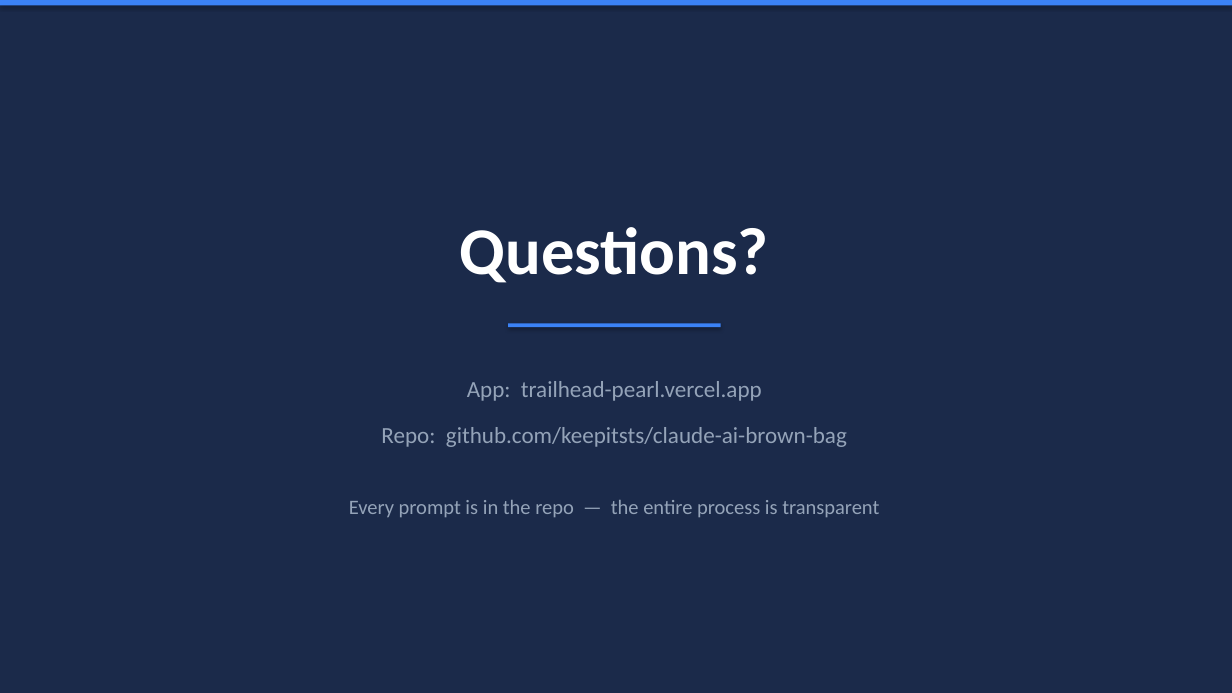
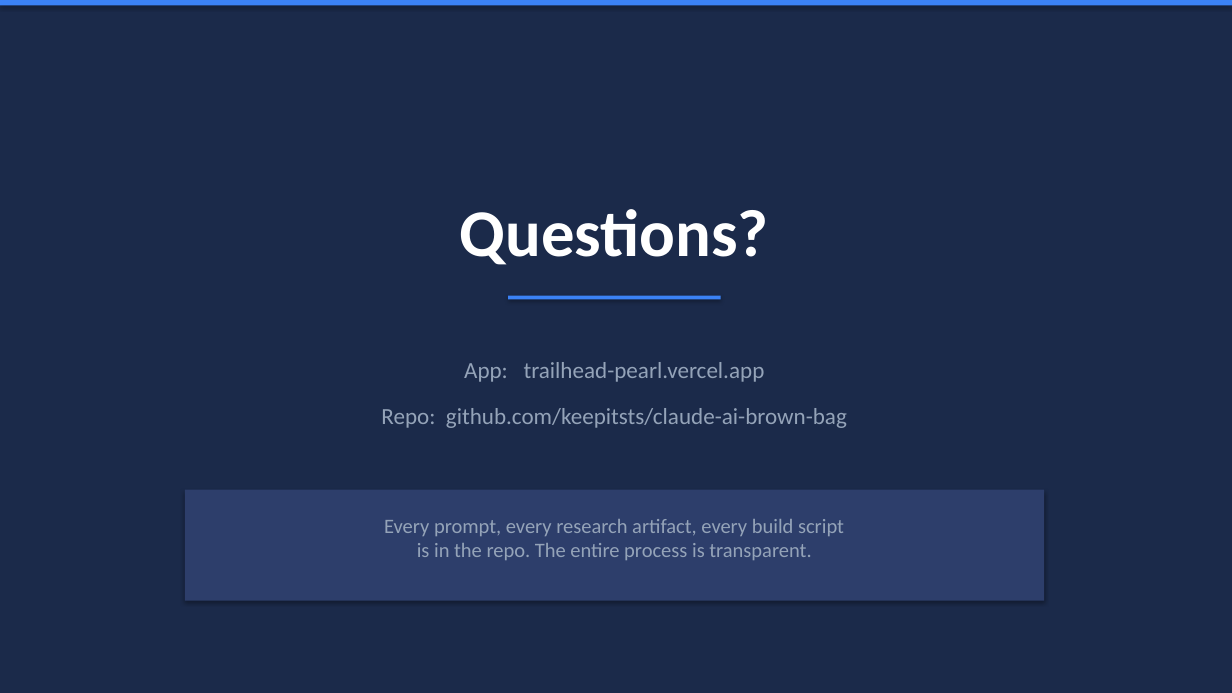
Before and after one commit to keepitsts/claude-ai-brown-bag, a slide deck: slide 14 of presentation/claude-code-brown-bag.pptx (slide 13 before the commit). Drawn at 1232x693 pixels with LibreOffice and Linux fonts; fonts in the diff are those of the drawing. Boxes give left, top, right and bottom in pixels: in the first picture for what was removed or moved away, otherwise in the second. Text is boxed around its words. In the diff, an @@ line names an element or a change of style, - is before the commit and + after.

```diff
--- a/presentation/claude-code-brown-bag.pptx
+++ b/presentation/claude-code-brown-bag.pptx
@@ rectangle: place and size @@
-rectangle at (508, 323, 721, 327)
+rectangle at (508, 296, 721, 299)
@@ 3 texts: place and size @@
-3 texts at (381, 227, 847, 447)
+3 texts at (381, 209, 847, 428)
@@ rectangle added at (185, 490, 1044, 601), fill #2D3E6B @@
@@ text at (384, 519, 844, 560): text changed @@
-Every prompt is in the repo — the entire process is transparent
+Every prompt, every research artifact, every build script
+is in the repo. The entire process is transparent.
```
Also in this commit, not shown: 2 other slides changed, 11 slides added, 10 slides removed, 2 other files.
